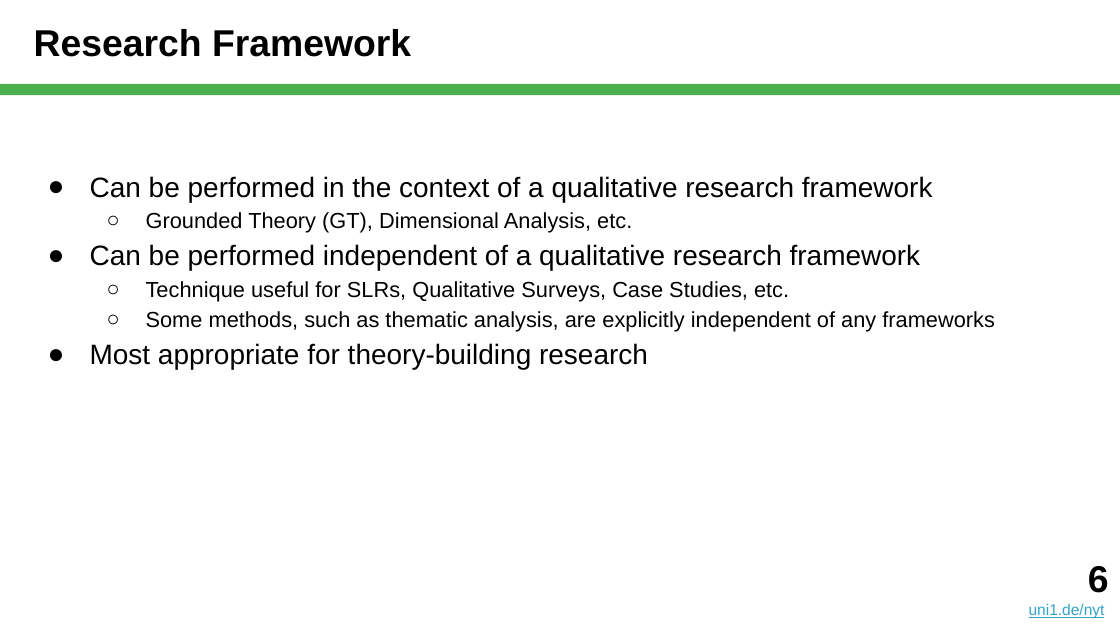
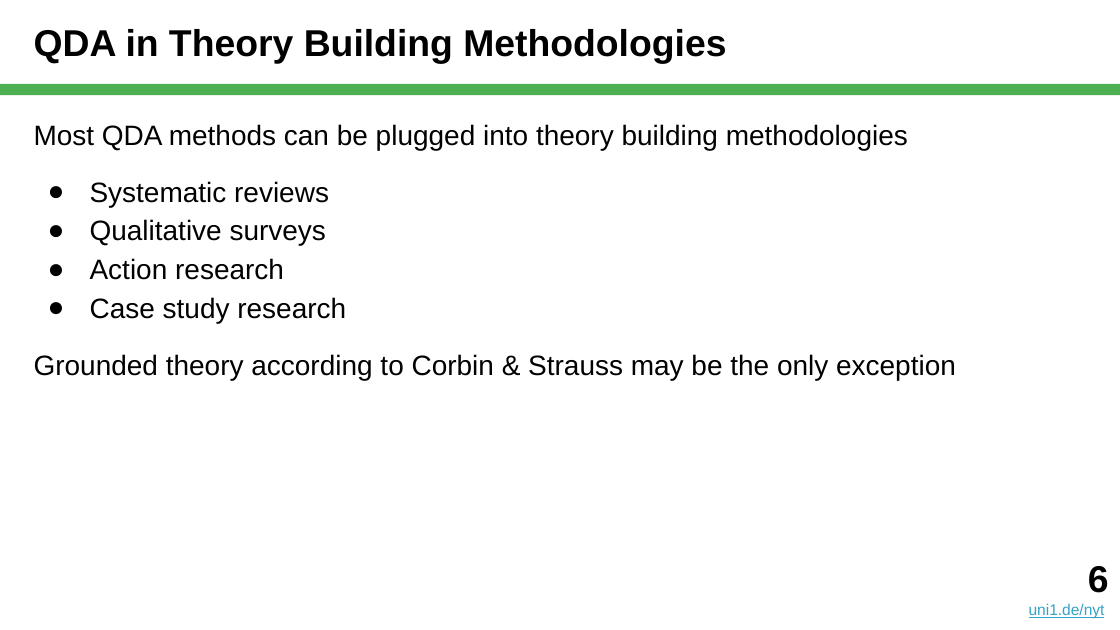
Before and after one commit to dirkriehle/nyt-course, a slide deck: slide 6 of Lecture slides/NYT B03 - Qualitative Data Analysis.pptx. Drawn at 1120x630 pixels with LibreOffice and Linux fonts; fonts in the diff are those of the drawing. Boxes give left, top, right and bottom in pixels: in the first picture for what was removed or moved away, otherwise in the second. Text is boxed around its words. In the diff, an @@ line names an element or a change of style, - is before the commit and + after.

```diff
--- a/Lecture slides/NYT B03 - Qualitative Data Analysis.pptx
+++ b/Lecture slides/NYT B03 - Qualitative Data Analysis.pptx
@@ title at (34,29,726,64): text changed @@
-Research Framework
+QDA in Theory Building Methodologies
@@ text at (34,124,956,380): text changed; size 14 to 18 pt @@
-● Can be performed in the context of a qualitative research framework
-  ○ Grounded Theory (GT), Dimensional Analysis, etc.
-● Can be performed independent of a qualitative research framework
-  ○ Technique useful for SLRs, Qualitative Surveys, Case Studies, etc.
-  ○ Some methods, such as thematic analysis, are explicitly independent of any frameworks
-● Most appropriate for theory-building research
+Most QDA methods can be plugged into theory building methodologies
+● Systematic reviews
+● Qualitative surveys
+● Action research
+● Case study research
+Grounded theory according to Corbin & Strauss may be the only exception
```
Also in this commit, not shown: 14 other slides changed, 40 slides added, 24 slides removed, 3 other files.
